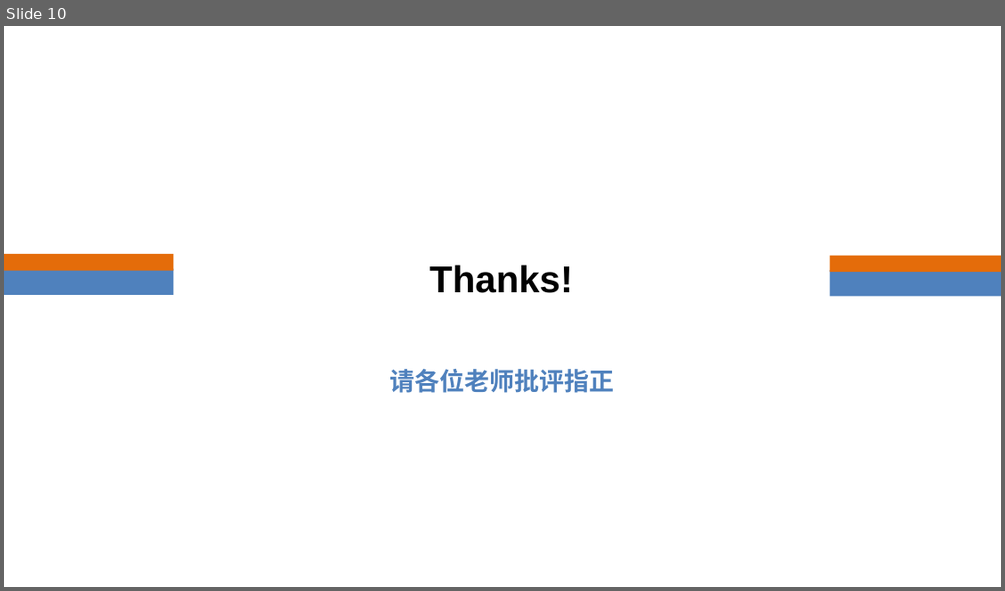
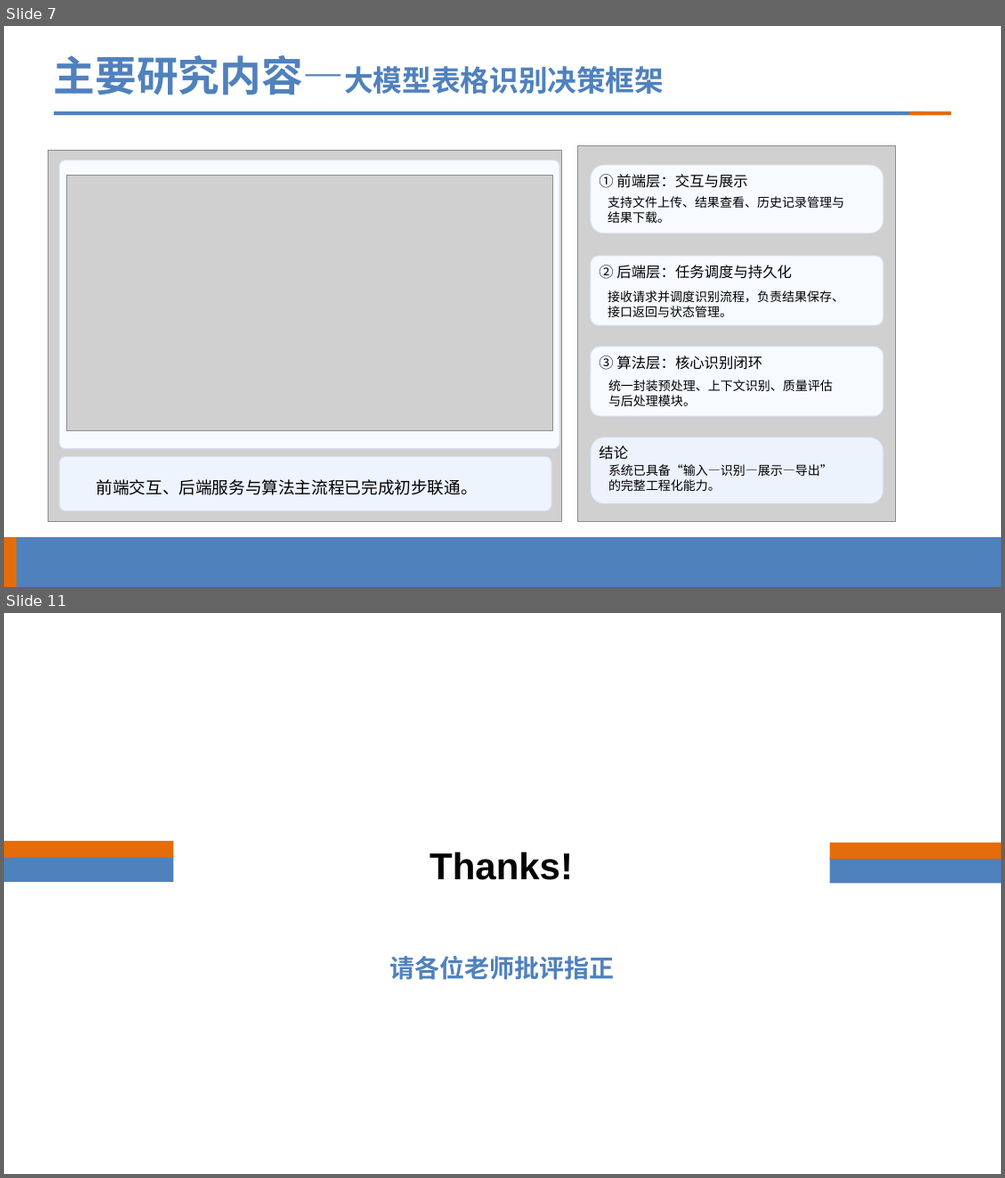
Before and after one commit to Qinhao06/hithesis, a slide deck: 覃浩-24S151153中期.pptx. Shown one above the other, each under a label of ours: slide 10 before the commit, slides 7 and 11 after it; the slides between them are not shown. The pictures are 1005x591 and 1005x1178 pixels, drawn with LibreOffice and Linux fonts; fonts in the diff are those of the drawing; grey boxes stand for pictures; background and template pictures are left out. Boxes give left, top, right and bottom in pixels: in the first picture for what was removed or moved away, otherwise in the second. Text is boxed around its words. In the diff, an @@ line names an element or a change of style, - is before the commit and + after.

Commit message:
docs: 更新两份汇报PPT文件
替换了调研-24S151153和格式说明的PPT文件内容

```diff
--- a/覃浩-24S151153中期.pptx
+++ b/覃浩-24S151153中期.pptx
@@ slide 7 added at bbox=[4, 26, 1001, 587], background #FFFFFF @@
@@ title added at bbox=[54, 55, 663, 95], 28 pt, text #4F81BD, bold @@
+主要研究内容—大模型表格识别决策框架
@@ rectangle added at bbox=[54, 111, 923, 115], fill #4F81BD @@
@@ rectangle added at bbox=[909, 111, 952, 115], fill #E46C0A @@
@@ picture added at bbox=[48, 150, 562, 521] @@
@@ picture added at bbox=[577, 145, 896, 522] @@
@@ rounded rectangle added at bbox=[59, 160, 559, 449], fill #F8FBFF, outline #D8E1EE 0.75 pt @@
@@ picture added at bbox=[67, 175, 553, 431] @@
@@ rounded rectangle added at bbox=[591, 165, 883, 233], fill #F7FAFF, outline #D9E2EF 0.75 pt @@
@@ text added at bbox=[599, 174, 747, 188], 14 pt, text #000000 @@
+① 前端层：交互与展示
@@ text added at bbox=[607, 196, 844, 223], 12 pt, text #000000 @@
+支持文件上传、结果查看、历史记录管理与
+结果下载。
@@ rounded rectangle added at bbox=[591, 256, 883, 325], fill #F7FAFF, outline #D9E2EF 0.75 pt @@
@@ text added at bbox=[599, 265, 792, 279], 14 pt, text #000000 @@
+② 后端层：任务调度与持久化
@@ text added at bbox=[607, 290, 844, 317], 12 pt, text #000000 @@
+接收请求并调度识别流程，负责结果保存、
+接口返回与状态管理。
@@ rounded rectangle added at bbox=[591, 346, 883, 416], fill #F7FAFF, outline #D9E2EF 0.75 pt @@
@@ text added at bbox=[599, 355, 762, 370], 14 pt, text #000000 @@
+③ 算法层：核心识别闭环
@@ text added at bbox=[608, 379, 833, 406], 12 pt, text #000000 @@
+统一封装预处理、上下文识别、质量评估
+与后处理模块。
@@ rounded rectangle added at bbox=[591, 437, 883, 504], fill #EDF3FC, outline #CCDAE9 0.75 pt @@
@@ text added at bbox=[599, 445, 628, 459], 14 pt, text #000000 @@
+结论
@@ rounded rectangle added at bbox=[59, 456, 551, 510], fill #EEF4FD, outline #D4DEEC 0.75 pt @@
@@ text added at bbox=[97, 479, 477, 495], 16 pt, text #000000 @@
+前端交互、后端服务与算法主流程已完成初步联通。
@@ text added at bbox=[608, 464, 833, 491], 12 pt, text #000000 @@
+系统已具备“输入—识别—展示—导出”
+的完整工程化能力。
@@ rectangle added at bbox=[4, 537, 1001, 587], fill #4F81BD @@
@@ rectangle added at bbox=[4, 537, 16, 587], fill #E46C0A @@
@@ what was slide 10 is now slide 11 @@
```
Also in this commit, not shown: 3 slides changed, 3 other slides added, 3 slides removed, 1 other file.
